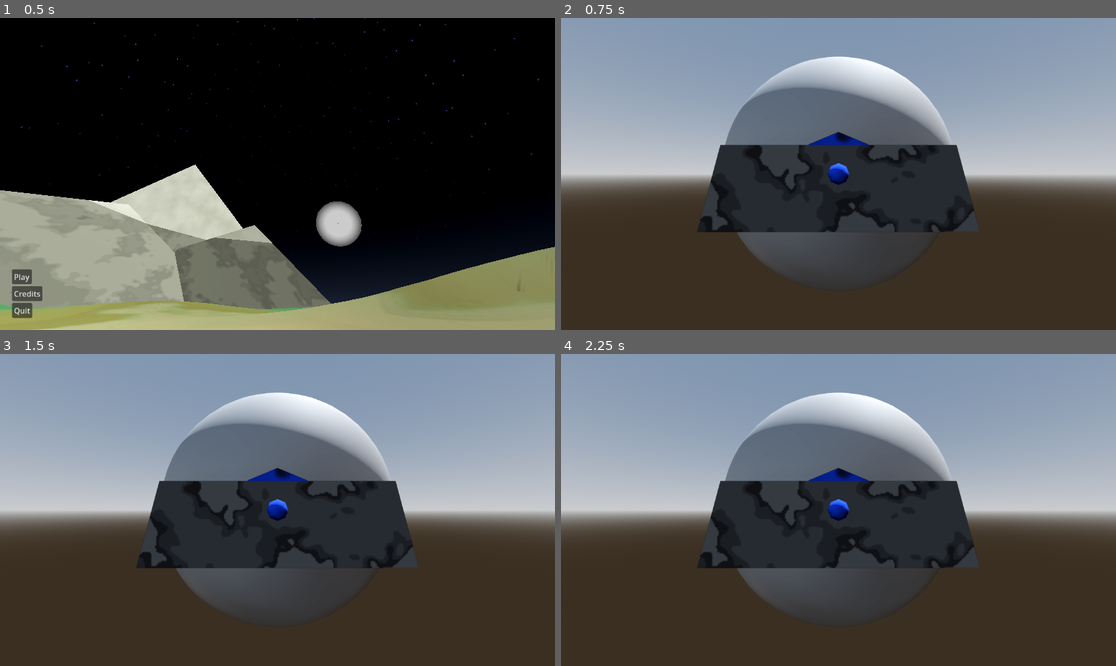
Above: before the commit, frames 1-4 (two rows, left to right).
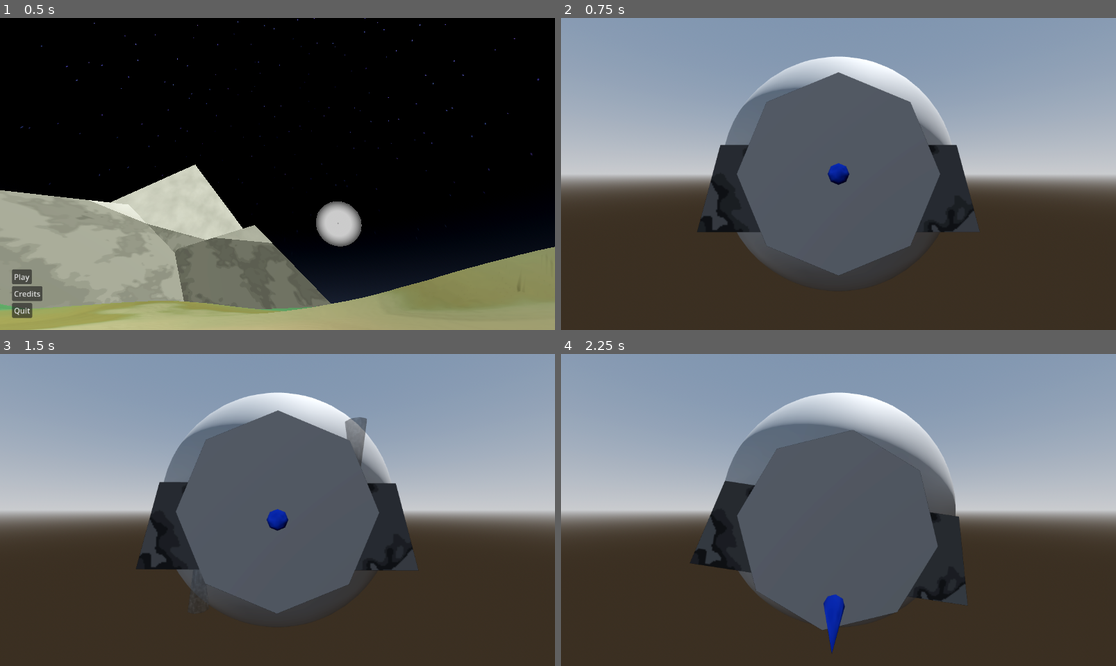
Above: after the commit, the same moments.

Repository: Ortley/black-hole-stars
Game: Godot game, scene res://scene/init.tscn
Same seed, same stepped clock (60 frames per second), same inputs: the game is played once before the commit and once after it.
Inputs (mouse positions are in pixels of both pictures, inside the frame that each line leads up to):
- Up to frame 1 (0.5 s): no input
- Up to frame 2 (0.75 s): click "Play" at 0.5 s
- Up to frame 3 (1.5 s): tap Enter at 1.25 s; move the mouse to (399, 494) at 1.27 s; hold E (roll_right) from 1.28 s (still down); tap S (test_cam_backward) at 1.35 s; click (399, 494) at 1.42 s
- Up to frame 4 (2.25 s): move the mouse to (727, 525) at 2.02 s; release E (roll_right) at 2.03 s; hold Down from 2.03 s (still down); tap W (test_cam_forward) at 2.1 s

Frame 1 is identical in both runs. In frame 2, 12% of the frame differs, in the area x 31-69%, y 17-83%; in frame 3, 13%; in frame 4, 15%, in the area x 23-76%, y 24-96%.

Commit message:
More testing scenes

Diff:
--- a/res/parts/rcs/orth-4-horn.tscn
+++ b/res/parts/rcs/orth-4-horn.tscn
@@ -28,98 +28,110 @@
 layers = 2
 size = Vector3(0.2, 0.1, 0.2)
 
-[node name="Thruster" type="Node3D" parent="." unique_id=1838197890]
-transform = Transform3D(-1, 0, 8.742277e-08, 0, 1, 0, -8.742277e-08, 0, -1, 0, 0, 0)
+[node name="Thruster" type="Node3D" parent="." unique_id=448475296]
+transform = Transform3D(1.3113416e-07, 0, 1, 0, 1, 0, -1, 0, 1.3113416e-07, 0, 0, 0)
 
-[node name="Nozzle" type="CSGCylinder3D" parent="Thruster" unique_id=573132123]
+[node name="Nozzle" type="CSGCylinder3D" parent="Thruster" unique_id=641392252]
 transform = Transform3D(-4.371139e-08, -1, 0, 1, -4.371139e-08, 0, 0, 0, 1, 0.1, 0.05, 0)
 layers = 2
 radius = 0.05
 height = 0.2
 cone = true
 
-[node name="Exhaust" type="CSGCylinder3D" parent="Thruster" unique_id=958787828]
-transform = Transform3D(4.371139e-08, -1, -8.742277e-08, -1, -4.371139e-08, 0, -3.8213705e-15, 8.742277e-08, -1, 0.5, 0.05000001, -4.3711385e-08)
+[node name="RCS" type="Node3D" parent="Thruster" unique_id=139092930]
+transform = Transform3D(3.059797e-07, 0, -1, 0, 1, 0, 1, 0, 3.059797e-07, 0.2, 0.05, 0)
+script = ExtResource("1_0keao")
+magnitude = 90.0
+metadata/_custom_type_script = "uid://ci2c07u5enlda"
+
+[node name="Exhaust" type="Node3D" parent="Thruster" unique_id=367416852]
+transform = Transform3D(1, 0, 0, 0, 1, 0, 0, 0, 1, 0.2, 0.05, 0)
+
+[node name="Gas" type="CSGCylinder3D" parent="Thruster/Exhaust" unique_id=1065259527]
+transform = Transform3D(4.371139e-08, -1, -8.742277e-08, -1, -4.371139e-08, 0, -3.8213705e-15, 8.742277e-08, -1, 0.3, 7.450581e-09, -4.3711385e-08)
 layers = 2
 radius = 0.1
 height = 0.8
 cone = true
 material = SubResource("StandardMaterial3D_rn8gi")
 
-[node name="RCS" type="Node3D" parent="Thruster" unique_id=1733523004]
-transform = Transform3D(3.059797e-07, 0, -1, 0, 1, 0, 1, 0, 3.059797e-07, 0.2, 0.05, 0)
-script = ExtResource("1_0keao")
-magnitude = 90.0
-metadata/_custom_type_script = "uid://ci2c07u5enlda"
+[node name="Thruster2" type="Node3D" parent="." unique_id=124437456]
+transform = Transform3D(1, 0, -1.7484555e-07, 0, 1, 0, 1.7484555e-07, 0, 1, 0, 0, 0)
 
-[node name="Thruster2" type="Node3D" parent="." unique_id=448475296]
-transform = Transform3D(1.3113416e-07, 0, 1, 0, 1, 0, -1, 0, 1.3113416e-07, 0, 0, 0)
-
-[node name="Nozzle" type="CSGCylinder3D" parent="Thruster2" unique_id=641392252]
+[node name="Nozzle" type="CSGCylinder3D" parent="Thruster2" unique_id=1374359846]
 transform = Transform3D(-4.371139e-08, -1, 0, 1, -4.371139e-08, 0, 0, 0, 1, 0.1, 0.05, 0)
 layers = 2
 radius = 0.05
 height = 0.2
 cone = true
 
-[node name="Exhaust" type="CSGCylinder3D" parent="Thruster2" unique_id=1065259527]
-transform = Transform3D(4.371139e-08, -1, -8.742277e-08, -1, -4.371139e-08, 0, -3.8213705e-15, 8.742277e-08, -1, 0.5, 0.05000001, -4.3711385e-08)
+[node name="RCS" type="Node3D" parent="Thruster2" unique_id=286584574]
+transform = Transform3D(3.059797e-07, 0, -1, 0, 1, 0, 1, 0, 3.059797e-07, 0.2, 0.05, 0)
+script = ExtResource("1_0keao")
+magnitude = 90.0
+metadata/_custom_type_script = "uid://ci2c07u5enlda"
+
+[node name="Exhaust" type="Node3D" parent="Thruster2" unique_id=1140242777]
+transform = Transform3D(1, 0, 0, 0, 1, 0, 0, 0, 1, 0.2, 0.05, 0)
+
+[node name="Gas" type="CSGCylinder3D" parent="Thruster2/Exhaust" unique_id=610086211]
+transform = Transform3D(4.371139e-08, -1, -8.742277e-08, -1, -4.371139e-08, 0, -3.8213705e-15, 8.742277e-08, -1, 0.3, 7.450581e-09, -4.3711385e-08)
 layers = 2
 radius = 0.1
 height = 0.8
 cone = true
 material = SubResource("StandardMaterial3D_rn8gi")
 
-[node name="RCS" type="Node3D" parent="Thruster2" unique_id=139092930]
-transform = Transform3D(3.059797e-07, 0, -1, 0, 1, 0, 1, 0, 3.059797e-07, 0.2, 0.05, 0)
-script = ExtResource("1_0keao")
-magnitude = 90.0
-metadata/_custom_type_script = "uid://ci2c07u5enlda"
+[node name="Thruster3" type="Node3D" parent="." unique_id=1733386764]
+transform = Transform3D(-2.1855695e-07, 0, -1, 0, 1, 0, 1, 0, -2.1855695e-07, 0, 0, 0)
 
-[node name="Thruster3" type="Node3D" parent="." unique_id=2094921713]
-transform = Transform3D(1, 0, -1.7484555e-07, 0, 1, 0, 1.7484555e-07, 0, 1, 0, 0, 0)
-
-[node name="Nozzle" type="CSGCylinder3D" parent="Thruster3" unique_id=1420688985]
+[node name="Nozzle" type="CSGCylinder3D" parent="Thruster3" unique_id=2084150403]
 transform = Transform3D(-4.371139e-08, -1, 0, 1, -4.371139e-08, 0, 0, 0, 1, 0.1, 0.05, 0)
 layers = 2
 radius = 0.05
 height = 0.2
 cone = true
 
-[node name="Exhaust" type="CSGCylinder3D" parent="Thruster3" unique_id=495956036]
-transform = Transform3D(4.371139e-08, -1, -8.742277e-08, -1, -4.371139e-08, 0, -3.8213705e-15, 8.742277e-08, -1, 0.5, 0.05000001, -4.3711385e-08)
+[node name="RCS" type="Node3D" parent="Thruster3" unique_id=588259877]
+transform = Transform3D(3.059797e-07, 0, -1, 0, 1, 0, 1, 0, 3.059797e-07, 0.2, 0.05, 0)
+script = ExtResource("1_0keao")
+magnitude = 90.0
+metadata/_custom_type_script = "uid://ci2c07u5enlda"
+
+[node name="Exhaust" type="Node3D" parent="Thruster3" unique_id=96206551]
+transform = Transform3D(1, 0, 0, 0, 1, 0, 0, 0, 1, 0.2, 0.05, 0)
+
+[node name="Gas" type="CSGCylinder3D" parent="Thruster3/Exhaust" unique_id=1928903474]
+transform = Transform3D(4.371139e-08, -1, -8.742277e-08, -1, -4.371139e-08, 0, -3.8213705e-15, 8.742277e-08, -1, 0.3, 7.450581e-09, -4.3711385e-08)
 layers = 2
 radius = 0.1
 height = 0.8
 cone = true
 material = SubResource("StandardMaterial3D_rn8gi")
 
-[node name="RCS" type="Node3D" parent="Thruster3" unique_id=284481415]
-transform = Transform3D(3.059797e-07, 0, -1, 0, 1, 0, 1, 0, 3.059797e-07, 0.2, 0.05, 0)
-script = ExtResource("1_0keao")
-magnitude = 90.0
-metadata/_custom_type_script = "uid://ci2c07u5enlda"
+[node name="Thruster4" type="Node3D" parent="." unique_id=578133123]
+transform = Transform3D(-1, 0, 2.6226834e-07, 0, 1, 0, -2.6226834e-07, 0, -1, 0, 0, 0)
 
-[node name="Thruster4" type="Node3D" parent="." unique_id=1926455469]
-transform = Transform3D(-2.1855695e-07, 0, -1, 0, 1, 0, 1, 0, -2.1855695e-07, 0, 0, 0)
-
-[node name="Nozzle" type="CSGCylinder3D" parent="Thruster4" unique_id=923251274]
+[node name="Nozzle" type="CSGCylinder3D" parent="Thruster4" unique_id=835479260]
 transform = Transform3D(-4.371139e-08, -1, 0, 1, -4.371139e-08, 0, 0, 0, 1, 0.1, 0.05, 0)
 layers = 2
 radius = 0.05
 height = 0.2
 cone = true
 
-[node name="Exhaust" type="CSGCylinder3D" parent="Thruster4" unique_id=2063491662]
-transform = Transform3D(4.371139e-08, -1, -8.742277e-08, -1, -4.371139e-08, 0, -3.8213705e-15, 8.742277e-08, -1, 0.5, 0.05000001, -4.3711385e-08)
+[node name="RCS" type="Node3D" parent="Thruster4" unique_id=569896733]
+transform = Transform3D(3.059797e-07, 0, -1, 0, 1, 0, 1, 0, 3.059797e-07, 0.2, 0.05, 0)
+script = ExtResource("1_0keao")
+magnitude = 90.0
+metadata/_custom_type_script = "uid://ci2c07u5enlda"
+
+[node name="Exhaust" type="Node3D" parent="Thruster4" unique_id=99154700]
+transform = Transform3D(1, 0, 0, 0, 1, 0, 0, 0, 1, 0.2, 0.05, 0)
+
+[node name="Gas" type="CSGCylinder3D" parent="Thruster4/Exhaust" unique_id=357060201]
+transform = Transform3D(4.371139e-08, -1, -8.742277e-08, -1, -4.371139e-08, 0, -3.8213705e-15, 8.742277e-08, -1, 0.3, 7.450581e-09, -4.3711385e-08)
 layers = 2
 radius = 0.1
 height = 0.8
 cone = true
 material = SubResource("StandardMaterial3D_rn8gi")
-
-[node name="RCS" type="Node3D" parent="Thruster4" unique_id=1467759975]
-transform = Transform3D(3.059797e-07, 0, -1, 0, 1, 0, 1, 0, 3.059797e-07, 0.2, 0.05, 0)
-script = ExtResource("1_0keao")
-magnitude = 90.0
-metadata/_custom_type_script = "uid://ci2c07u5enlda"
--- a/res/parts/thruster/raptor.tscn
+++ b/res/parts/thruster/raptor.tscn
@@ -2,13 +2,113 @@
 
 [ext_resource type="Script" uid="uid://cpoj2n3nxhl5f" path="res://script/class/thruster.gd" id="1_ada71"]
 
+[sub_resource type="Curve" id="Curve_ada71"]
+_data = [Vector2(0, 1), 0.0, 0.0, 0, 0, Vector2(1, 0), 0.0, 0.0, 0, 0]
+point_count = 2
+
+[sub_resource type="CurveTexture" id="CurveTexture_88qf6"]
+curve = SubResource("Curve_ada71")
+
+[sub_resource type="ParticleProcessMaterial" id="ParticleProcessMaterial_ada71"]
+inherit_velocity_ratio = 1.0
+direction = Vector3(0, 0, 1)
+spread = 22.5
+initial_velocity_max = 15.54
+gravity = Vector3(0, 0, 0)
+scale_min = 0.0
+scale_curve = SubResource("CurveTexture_88qf6")
+
+[sub_resource type="StandardMaterial3D" id="StandardMaterial3D_ada71"]
+transparency = 1
+albedo_color = Color(0.7058824, 0.29411766, 0.06666667, 0.3019608)
+
+[sub_resource type="SphereMesh" id="SphereMesh_ada71"]
+material = SubResource("StandardMaterial3D_ada71")
+radius = 0.4
+height = 0.8
+
+[sub_resource type="Gradient" id="Gradient_ada71"]
+colors = PackedColorArray(0, 0, 0, 1, 1, 0, 0, 1)
+
+[sub_resource type="GradientTexture2D" id="GradientTexture2D_88qf6"]
+gradient = SubResource("Gradient_ada71")
+fill_from = Vector2(1, 1)
+
+[sub_resource type="StandardMaterial3D" id="StandardMaterial3D_kywpi"]
+transparency = 1
+albedo_texture = SubResource("GradientTexture2D_88qf6")
+
+[sub_resource type="Gradient" id="Gradient_30c7c"]
+colors = PackedColorArray(1, 0.43137255, 0, 1, 1, 0, 0, 1)
+
+[sub_resource type="GradientTexture2D" id="GradientTexture2D_2py5i"]
+gradient = SubResource("Gradient_30c7c")
+fill_from = Vector2(1, 1)
+
+[sub_resource type="StandardMaterial3D" id="StandardMaterial3D_2yx45"]
+transparency = 1
+albedo_texture = SubResource("GradientTexture2D_2py5i")
+
+[sub_resource type="Gradient" id="Gradient_88qf6"]
+colors = PackedColorArray(1, 0.43137255, 0, 1, 1, 0.43137255, 0, 1)
+
+[sub_resource type="GradientTexture2D" id="GradientTexture2D_kywpi"]
+gradient = SubResource("Gradient_88qf6")
+fill_from = Vector2(1, 1)
+
+[sub_resource type="StandardMaterial3D" id="StandardMaterial3D_30c7c"]
+transparency = 1
+albedo_texture = SubResource("GradientTexture2D_kywpi")
+
 [node name="Raptor" type="Node3D" unique_id=1456199437]
 
 [node name="CSGCylinder3D" type="CSGCylinder3D" parent="." unique_id=1923635050]
-transform = Transform3D(1, 0, 0, 0, -4.371139e-08, 1, 0, -1, -4.371139e-08, 0, 0, 0)
+transform = Transform3D(1, 0, 0, 0, -4.371139e-08, 1, 0, -1, -4.371139e-08, 0, -2.8412403e-08, 0.35)
+layers = 2
+radius = 0.3
+height = 0.7
+
+[node name="CSGCylinder3D2" type="CSGCylinder3D" parent="." unique_id=297561873]
+transform = Transform3D(1, 0, 0, 0, -4.371139e-08, 1, 0, -1, -4.371139e-08, 0, 0, 0.8)
+layers = 2
+height = 1.2
+cone = true
 
 [node name="Thruster" type="Node3D" parent="." unique_id=1749202065]
-transform = Transform3D(-1, 0, -8.742278e-08, 0, 1, 0, 8.742278e-08, 0, -1, 0, 0, 1)
+transform = Transform3D(-1, 0, -8.742278e-08, 0, 1, 0, 8.742278e-08, 0, -1, 0, 0, 1.4)
 script = ExtResource("1_ada71")
 magnitude = 3000.0
 metadata/_custom_type_script = "uid://cpoj2n3nxhl5f"
+
+[node name="GPUParticles3D" type="GPUParticles3D" parent="." unique_id=1537829787]
+transform = Transform3D(1, 0, 0, 0, 1, 0, 0, 0, 1, 0, 0, 1.3000002)
+layers = 2
+amount = 64
+process_material = SubResource("ParticleProcessMaterial_ada71")
+draw_pass_1 = SubResource("SphereMesh_ada71")
+
+[node name="Exhaust" type="Node3D" parent="." unique_id=575626656]
+transform = Transform3D(1, 0, 0, 0, 1, 0, 0, 0, 1, 0, 0, 1.3000001)
+
+[node name="Head" type="CSGCylinder3D" parent="Exhaust" unique_id=1509226447]
+transform = Transform3D(1, 0, 0, 0, -4.371139e-08, 1, 0, -1, -4.371139e-08, 0, 0, -0.100000024)
+layers = 2
+radius = 0.45
+height = 1.1
+cone = true
+material = SubResource("StandardMaterial3D_kywpi")
+
+[node name="Middle" type="CSGCylinder3D" parent="Exhaust" unique_id=882365790]
+transform = Transform3D(1, 0, 0, 0, -4.371139e-08, -1, 0, 1, -4.371139e-08, 0, 0, 0.70000017)
+layers = 2
+radius = 0.45
+height = 0.5
+material = SubResource("StandardMaterial3D_2yx45")
+
+[node name="Tail" type="CSGCylinder3D" parent="Exhaust" unique_id=1546609703]
+transform = Transform3D(1, 0, 0, 0, -4.371139e-08, -1, 0, 1, -4.371139e-08, 0, 0, 1.3484968)
+layers = 2
+radius = 0.45
+height = 0.8
+cone = true
+material = SubResource("StandardMaterial3D_30c7c")
--- a/scene/game.tscn
+++ b/scene/game.tscn
@@ -258,20 +258,20 @@
 size = Vector3(1, 1, 1.3000001)
 
 [node name="Orth4Horn" parent="World/Normal/Smartmobile" unique_id=1681106376 instance=ExtResource("3_p1ry8")]
-transform = Transform3D(-4.371139e-08, -1, 0, 1, -4.371139e-08, 0, 0, 0, 1, -1.35, 0, -0.65)
+transform = Transform3D(-4.371139e-08, -1, 0, 1, -4.371139e-08, 0, 0, 0, 1, -1.3500004, 0, -0.6500001)
 
 [node name="Orth4Horn3" parent="World/Normal/Smartmobile" unique_id=922569372 instance=ExtResource("3_p1ry8")]
-transform = Transform3D(-4.371139e-08, -1, 0, 1, -4.371139e-08, 0, 0, 0, 1, -0.7, -0.05, 2.05)
+transform = Transform3D(-4.371139e-08, -1, 0, 1, -4.371139e-08, 0, 0, 0, 1, -0.6999998, -0.05000019, 2.0500002)
 
 [node name="Orth4Horn2" parent="World/Normal/Smartmobile" unique_id=1424840656 instance=ExtResource("3_p1ry8")]
-transform = Transform3D(-4.371139e-08, 1, 0, -1, -4.371139e-08, 0, 0, 0, 1, 1.35, 0, -0.65)
+transform = Transform3D(-4.371139e-08, 1, 0, -1, -4.371139e-08, 0, 0, 0, 1, 1.3499999, 0, -0.6500001)
 
 [node name="Orth4Horn4" parent="World/Normal/Smartmobile" unique_id=1743730551 instance=ExtResource("3_p1ry8")]
-transform = Transform3D(4.371139e-08, 1, -8.742278e-08, 1, -4.371139e-08, 0, -3.821371e-15, -8.742278e-08, -1, 0.7, -0.05, 2.05)
+transform = Transform3D(4.371139e-08, 1, -8.742278e-08, 1, -4.371139e-08, 0, -3.821371e-15, -8.742278e-08, -1, 0.6999998, -0.05000019, 2.0500002)
 rotation_edit_mode = 2
 
 [node name="Raptor" parent="World/Normal/Smartmobile" unique_id=1456199437 instance=ExtResource("3_xlg7c")]
-transform = Transform3D(1, 0, 0, 0, 1, 0, 0, 0, 1, 0, 0, 4)
+transform = Transform3D(1, 0, 0, 0, 1, 0, 0, 0, 1, 0, 0, 2.6999998)
 
 [node name="Sign" type="RigidBody3D" parent="World/Normal" unique_id=1846517978]
 visible = false
--- a/script/class/normal_space_body.gd
+++ b/script/class/normal_space_body.gd
@@ -28,5 +28,5 @@
 		apply_force(thruster.magnitude * thruster.global_basis.z * thruster.throttle, thruster.global_position - global_position)
 	for rc in rcs:
 		#print(rc.throttle)
-		apply_force(rc.magnitude * rc.global_basis.z * rc.throttle, rc.global_position - global_position)
-		#apply_force(rc.magnitude * rc.global_basis.z * int(rc.active), rc.global_position - global_position)
+		#apply_force(rc.magnitude * rc.global_basis.z * rc.throttle, rc.global_position - global_position)
+		apply_force(rc.magnitude * rc.global_basis.z * int(rc.active), rc.global_position - global_position)
--- a/script/class/rcs.gd
+++ b/script/class/rcs.gd
@@ -6,11 +6,18 @@
 @export var active := false
 @export var throttle := 0.0
 
-@onready var exhaust: CSGCylinder3D = $"../Exhaust"
+@onready var exhaust: Node3D = $"../Exhaust"
+@onready var noise: FastNoiseLite = FastNoiseLite.new()
+
+func _ready() -> void:
+	noise.seed = randi()
 
 func _process(delta: float) -> void:
-	if throttle > 0.0:
-		print(throttle)
-		exhaust.visible = true
-	else:
-		exhaust.visible = false#active
+	exhaust.visible = active
+	exhaust.scale.x = 1 + noise.get_noise_1d(Time.get_ticks_msec() / 25.0) / 50
+	exhaust.scale.y = 1 + noise.get_noise_1d((500 + Time.get_ticks_msec()) / 25.0) / 5
+	exhaust.scale.z = 1 + noise.get_noise_1d((750 + Time.get_ticks_msec()) / 25.0) / 5
+
+	exhaust.rotation.x = (noise.get_noise_1d((1350 + Time.get_ticks_msec()) / 25.0) - 0) / 50
+	exhaust.rotation.y = (noise.get_noise_1d((1600 + Time.get_ticks_msec()) / 25.0) - 0) / 50
+	exhaust.rotation.z = (noise.get_noise_1d((1900 + Time.get_ticks_msec()) / 25.0) - 0) / 50
--- a/script/class/thruster.gd
+++ b/script/class/thruster.gd
@@ -4,3 +4,14 @@
 @export var magnitude := 0.0
 @export var usage := 0.0
 @export_range(0, 1) var throttle := 0.0
+@onready var exhaust: Node3D = $"../Exhaust"
+@onready var noise := FastNoiseLite.new()
+@onready var gpu_particles_3d: GPUParticles3D = $"../GPUParticles3D"
+
+func _process(delta: float) -> void:
+	gpu_particles_3d.amount_ratio = throttle
+	exhaust.scale = throttle * Vector3.ONE * (noise.get_noise_1d((Time.get_ticks_msec() + 314) / 50.0) / 50.0 + 1) * (1 + sin(Time.get_ticks_msec() / 20.0) / 120.0)
+
+	exhaust.rotation.x = noise.get_noise_1d(Time.get_ticks_msec() / 30.0) / 50.0
+	exhaust.rotation.y = noise.get_noise_1d((Time.get_ticks_msec() + 890) / 30.0) / 50.0
+	exhaust.rotation.z = noise.get_noise_1d((Time.get_ticks_msec() + 872) / 30.0) / 50.0
--- a/script/space-manager.gd
+++ b/script/space-manager.gd
@@ -16,7 +16,7 @@
 var mouse_input := Vector2.ZERO
 
 var origin := DoubleVector.new(0, 0, 0)
-var threshold := 50
+var threshold := 2000
 @onready var threshold_squared := threshold * threshold
 var scale := 10000.0
 
